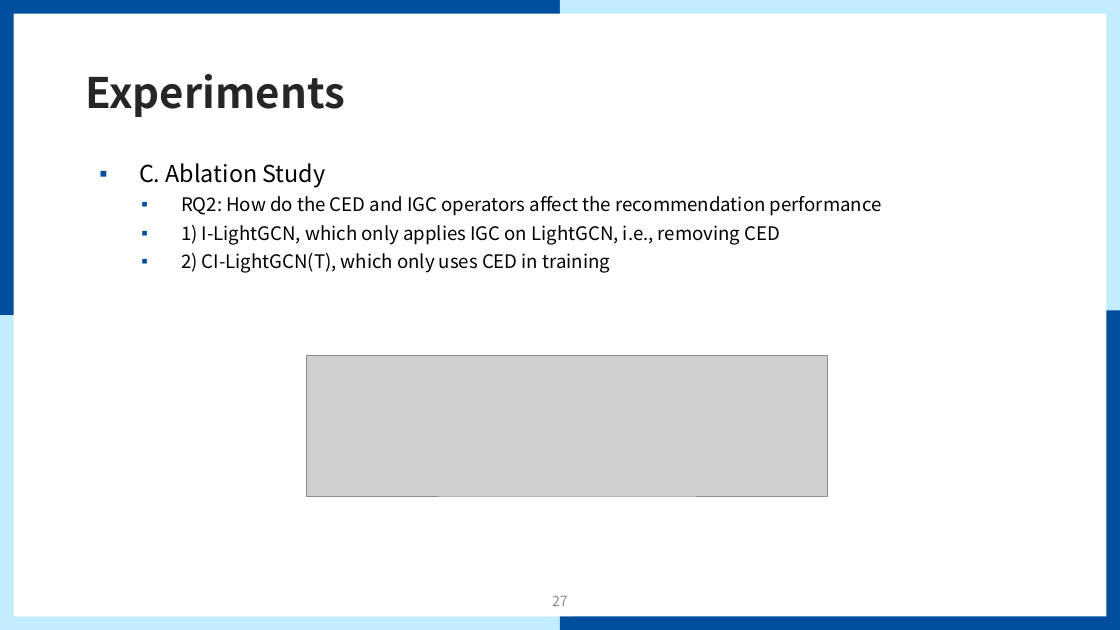
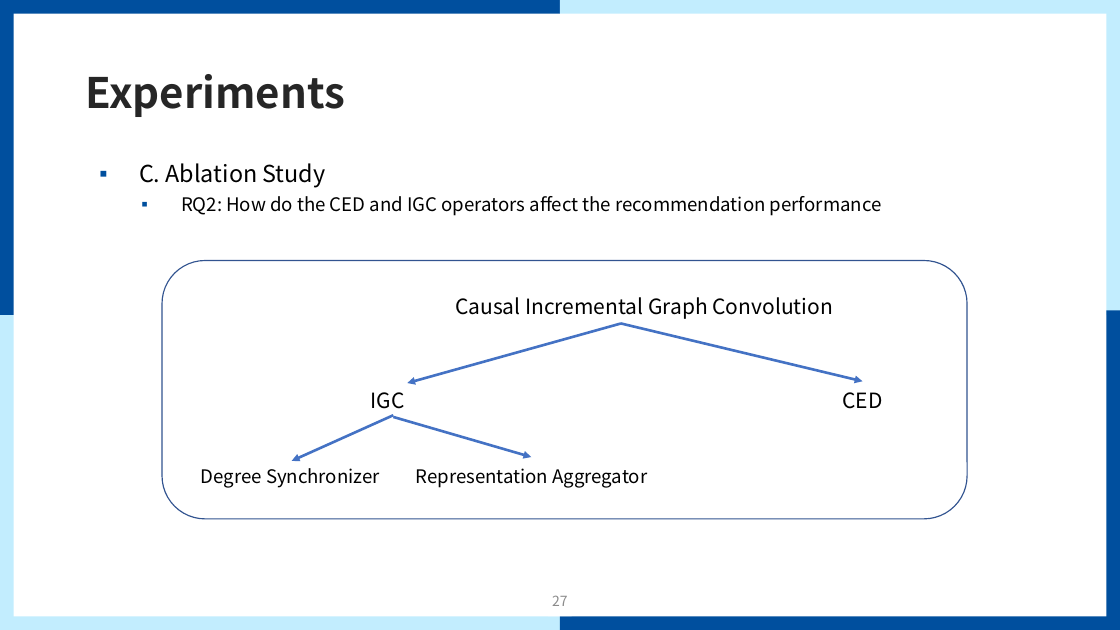
Before and after one commit to mmvv11/GraduateStudies, a slide deck: slide 27 of papers/review/Causal Incremental Graph Convolution for review.pptx. Drawn at 1120x630 pixels with LibreOffice and Linux fonts; fonts in the diff are those of the drawing; grey boxes stand for pictures; background and template pictures are left out. Boxes give left, top, right and bottom in pixels: in the first picture for what was removed or moved away, otherwise in the second. Text is boxed around its words. In the diff, an @@ line names an element or a change of style, - is before the commit and + after.

Commit message:
causal 논문 리뷰 자료 완성

```diff
--- a/papers/review/Causal Incremental Graph Convolution for review.pptx
+++ b/papers/review/Causal Incremental Graph Convolution for review.pptx
@@ text at [181, 225, 780, 273]: paragraphs removed @@
-  ▪ 1) I-LightGCN, which only applies IGC on LightGCN, i.e., removing CED
-  ▪ 2) CI-LightGCN(T), which only uses CED in training
@@ group added at [162, 260, 967, 519]: 5 texts, 4 arrows, 1 rounded rectangle @@
+Causal Incremental Graph Convolution
+IGC
+CED
+Representation Aggregator
+Degree Synchronizer
@@ picture removed at [307, 355, 828, 497] @@
```
Also in this commit, not shown: 2 other slides changed.
